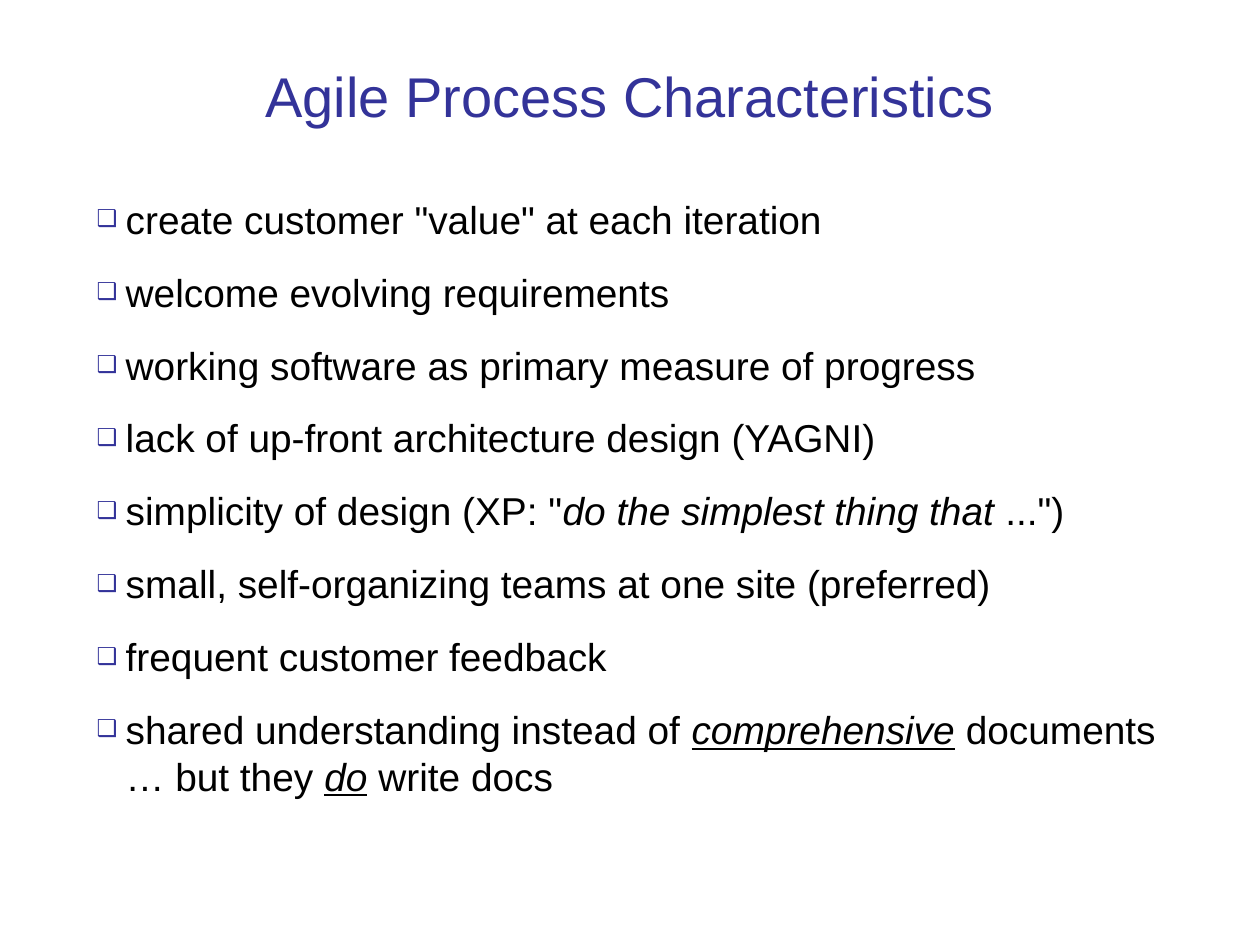
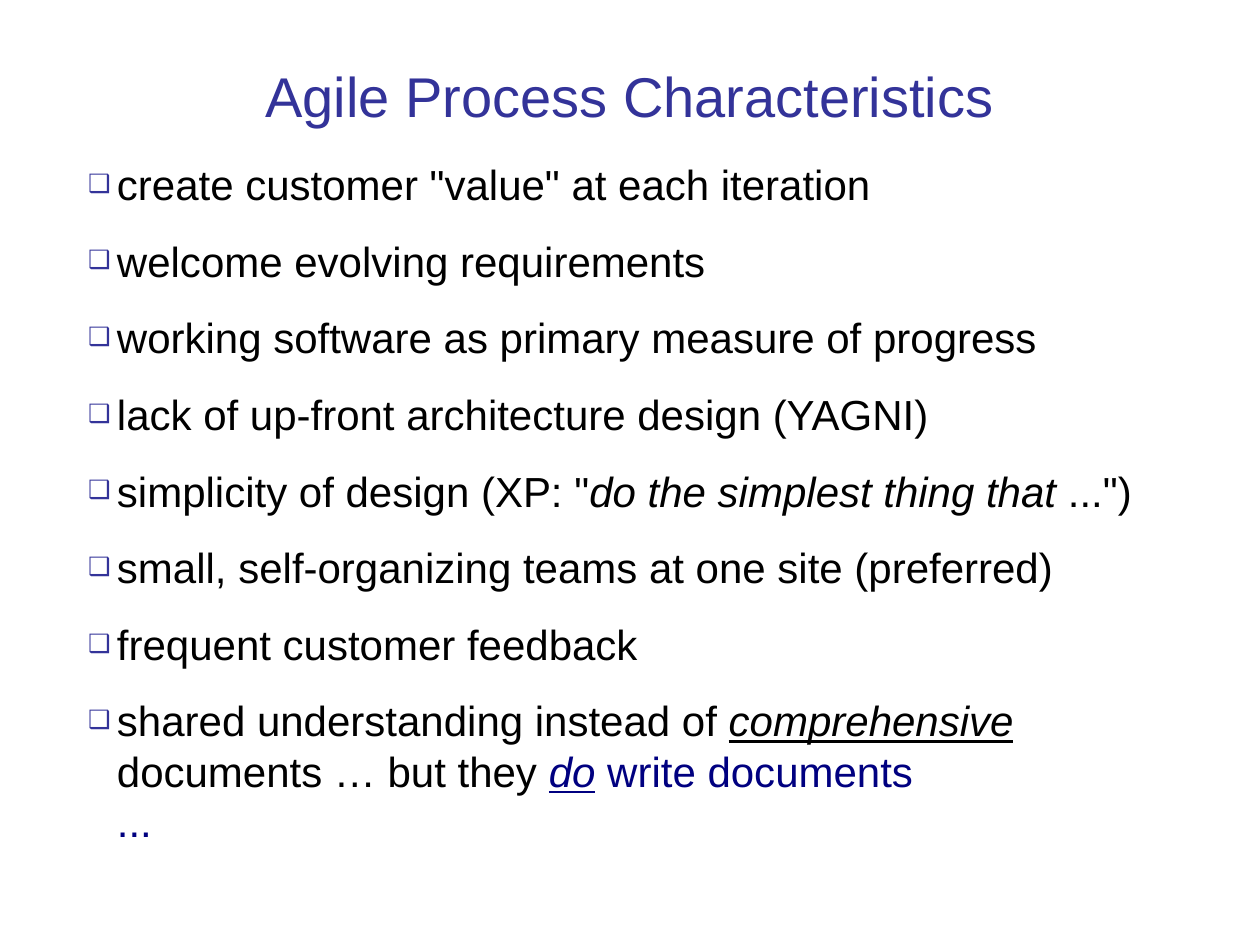
Before and after one commit to cpske/ISP, a slide deck: slide 21 of intro/Introduction-software-process.ppt (slide 28 before the commit). Drawn at 1260x945 pixels with LibreOffice and Linux fonts; fonts in the diff are those of the drawing. Boxes give left, top, right and bottom in pixels: in the first picture for what was removed or moved away, otherwise in the second. Text is boxed around its words. In the diff, an @@ line names an element or a change of style, - is before the commit and + after.

Commit message:
update index and software process slides

```diff
--- a/intro/Introduction-software-process.ppt
+++ b/intro/Introduction-software-process.ppt
@@ text "create customer "value" at each ...": place and size @@
-text "create customer "value" at each ..." at box(126, 206, 1156, 798)
+text "create customer "value" at each ..." at box(117, 169, 1056, 795)
@@ text at box(117, 169, 1056, 668): size 22.2 to 24 pt in "create customer "value" at each iteration", "welcome evolving requirements", "working software as primary measure of progress", "lack of up-front architecture design (YAGNI)" and 3 more places @@
@@ text at box(117, 705, 1014, 795): text changed; size 22.2 to 24 pt @@
-❑ shared understanding instead of comprehensive documents … but they do write docs
+❑ shared understanding instead of comprehensive documents … but they do write documents
+  ...
```
Also in this commit, not shown: 7 other slides changed, 6 slides added, 2 slides removed, 2 other files.
